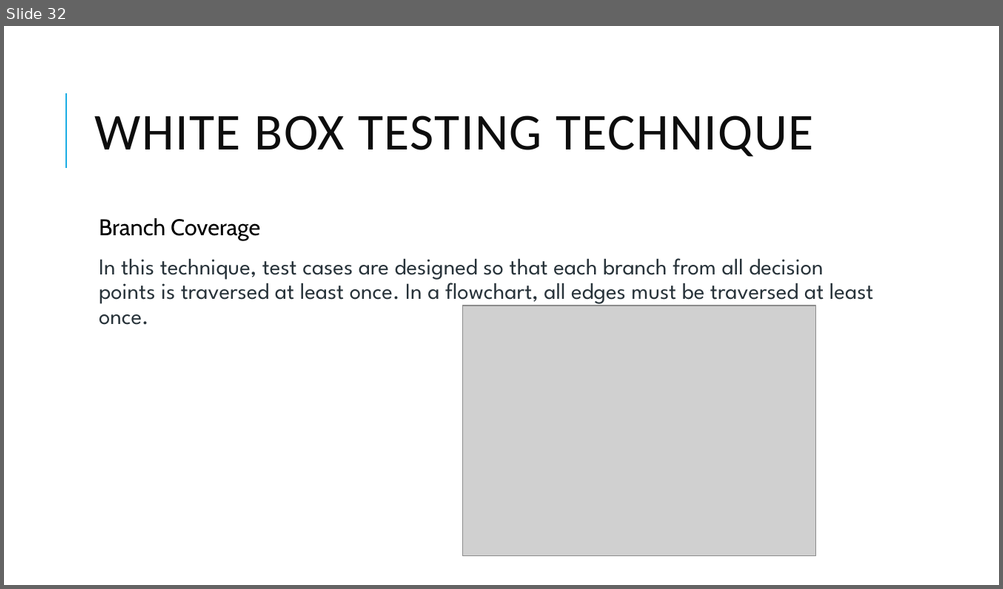
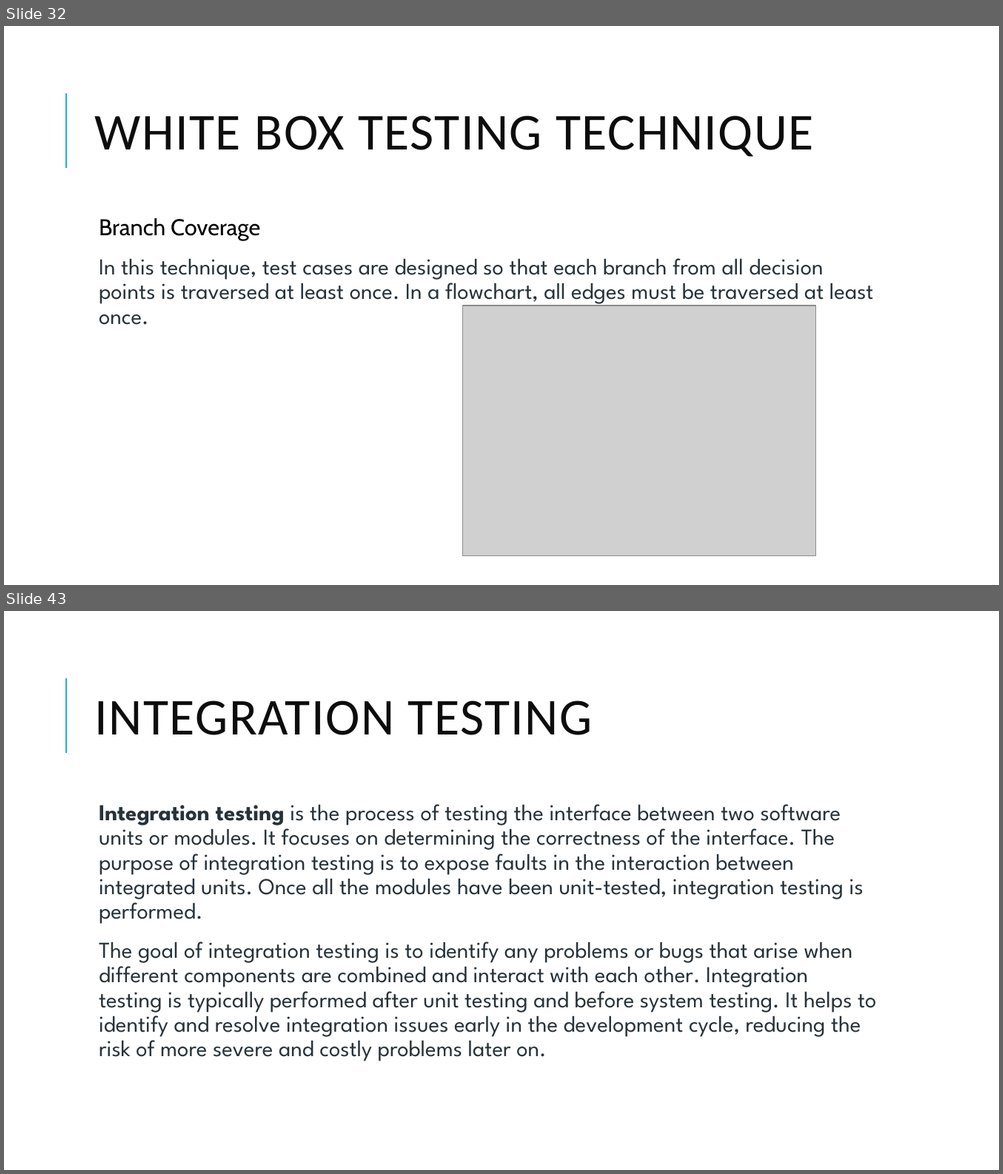
Before and after one commit to skandhwa/GroSkillIT-Batch1, a slide deck: class2.pptx. Shown one above the other, each under a label of ours: slide 32 before the commit, slides 32 and 43 after it; the slides between them are not shown. The pictures are 1003x589 and 1003x1174 pixels, drawn with LibreOffice and Linux fonts; fonts in the diff are those of the drawing; grey boxes stand for pictures. Boxes give left, top, right and bottom in pixels: in the first picture for what was removed or moved away, otherwise in the second. Text is boxed around its words. In the diff, an @@ line names an element or a change of style, - is before the commit and + after.

```diff
--- a/class2.pptx
+++ b/class2.pptx
@@ slide 43 added at [4,611,999,1170], background #FFFFFF; not listed: 1 template element that a slide beside it also shows @@
@@ title added at [95,701,592,735], 50 pt, text #0D0D0D @@
+INTEGRATION TESTING
@@ text added at [99,804,876,1062], 22 pt, text #273239 @@
+  Integration testing is the process of testing the interface between two software units or modules. It focuses on determining the correctness of the interface. The purpose of integration testing is to expose faults in the interaction between integrated units. Once all the modules have been unit-tested, integration testing is performed.
+  The goal of integration testing is to identify any problems or bugs that arise when different components are combined and interact with each other. Integration testing is typically performed after unit testing and before system testing. It helps to identify and resolve integration issues early in the development cycle, reducing the risk of more severe and costly problems later on.
```
Also in this commit, not shown: 1 slide changed, 15 other slides added.
